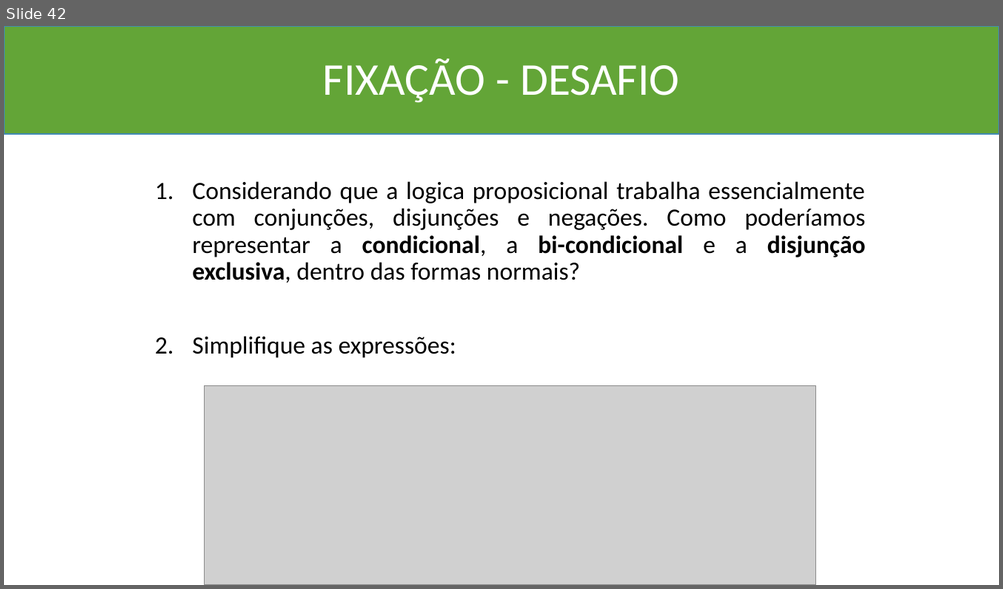
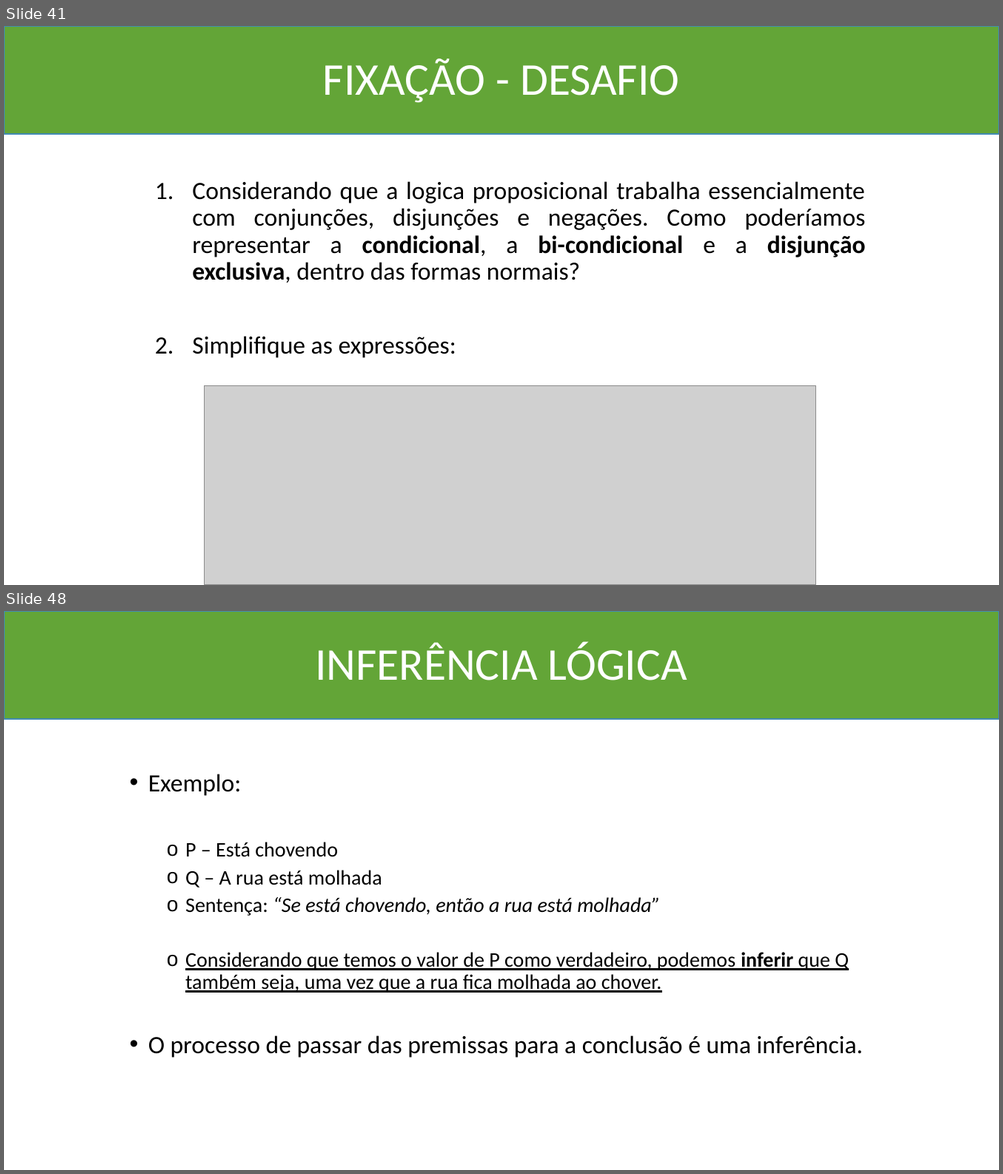
Before and after one commit to Marcio-Salmazo/Aulas, a slide deck: UNIUBE-MD/Teoria_MD.pptx. Shown one above the other, each under a label of ours: slide 42 before the commit, slides 41 and 48 after it; the slides between them are not shown. The pictures are 1003x589 and 1003x1174 pixels, drawn with LibreOffice and Linux fonts; fonts in the diff are those of the drawing; grey boxes stand for pictures. Boxes give left, top, right and bottom in pixels: in the first picture for what was removed or moved away, otherwise in the second. Text is boxed around its words. In the diff, an @@ line names an element or a change of style, - is before the commit and + after.

```diff
--- a/UNIUBE-MD/Teoria_MD.pptx
+++ b/UNIUBE-MD/Teoria_MD.pptx
@@ slide 48 added at (x1=4, y1=611, x2=999, y2=1170), background #FFFFFF @@
@@ rectangle added at (x1=4, y1=611, x2=999, y2=719), fill #63A537, outline #418AB3 1 pt @@
@@ title added at (x1=315, y1=641, x2=687, y2=681), 44 pt, text #FFFFFF @@
+INFERÊNCIA LÓGICA
@@ text added at (x1=148, y1=774, x2=862, y2=1058), 20 pt, text #000000 @@
+• Exemplo:
+  o P – Está chovendo
+  o Q – A rua está molhada
+  o Sentença: “Se está chovendo, então a rua está molhada”
+  o Considerando que temos o valor de P como verdadeiro, podemos inferir que Q também seja, uma vez que a rua fica molhada ao chover.
+• O processo de passar das premissas para a conclusão é uma inferência.
@@ what was slide 42 is now slide 41 @@
```
Also in this commit, not shown: 2 slides changed, 6 other slides added, 3 other files.
